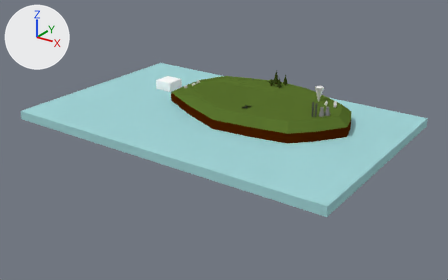
Before and after pictures for a commit that changed the Blender file newisland.blend.
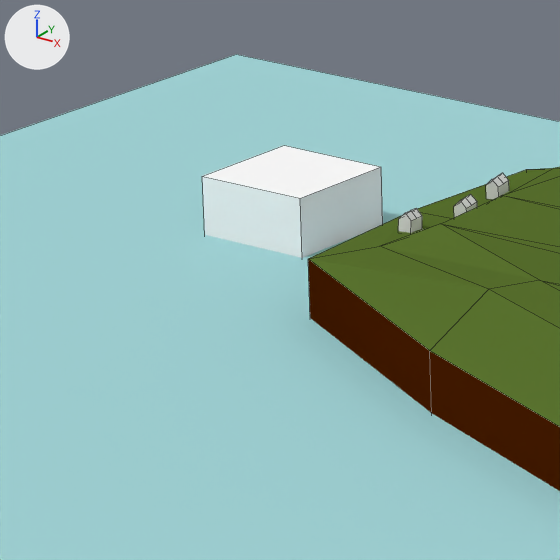
Each version appears first whole from a 50 mm camera at (71.9, -109.1, 48.5) aimed at (-2.0, -4.4, -5.6), and next in a close-up on the part from 28% to 46% of the width and 20% to 48% of the height. The axes (+X, +Y, +Z) are drawn at upper left. The lights are the same throughout. The close-ups show mesh edges as thin lines.

Objects in the first close-up: 'iceberg', 'island', 'water'.
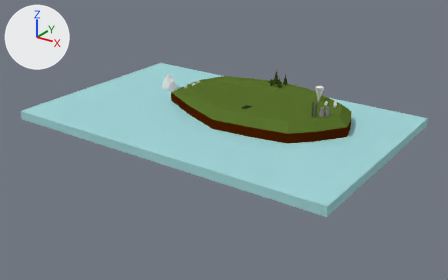
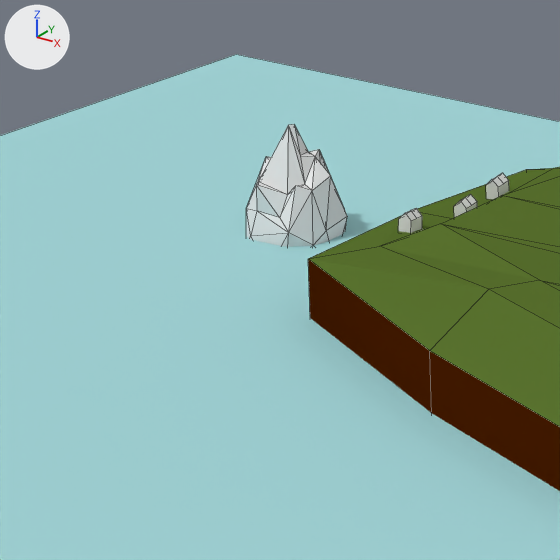
Diff of the bpy script that builds the scene:
```diff
--- a/newisland.blend.py
+++ b/newisland.blend.py
@@ me_icosphere_002 @@
+me_icosphere_002.from_pydata(...)  # 162 vertices, 320 faces; spans x -1.47..1.37, y -1.31..1.29, z -2.72..2.04
@@ ob_iceberg @@
-ob_iceberg = bpy.data.objects.new('iceberg', me_cube_002)
-ob_iceberg.location = (-26.27, 5.77, -0.78)
-ob_iceberg.scale = (2.29, 2.29, 2.29)
@@ ob_icosphere @@
+ob_icosphere = bpy.data.objects.new('Icosphere', me_icosphere_002)
+ob_icosphere.location = (-26.06, 5.8, 0.59)
+ob_icosphere.scale = (1.24, 1.39, 1.37)
+_m = ob_icosphere.modifiers.new('Decimate', 'DECIMATE')
+_m.ratio = 0.353
```

Pixel boxes [x1, y1, x2, y2] of what changed, in the close-ups (560 x 560 px):
'iceberg', deleted: before [202, 146, 383, 258]
'Icosphere', added: after [246, 124, 347, 247]
